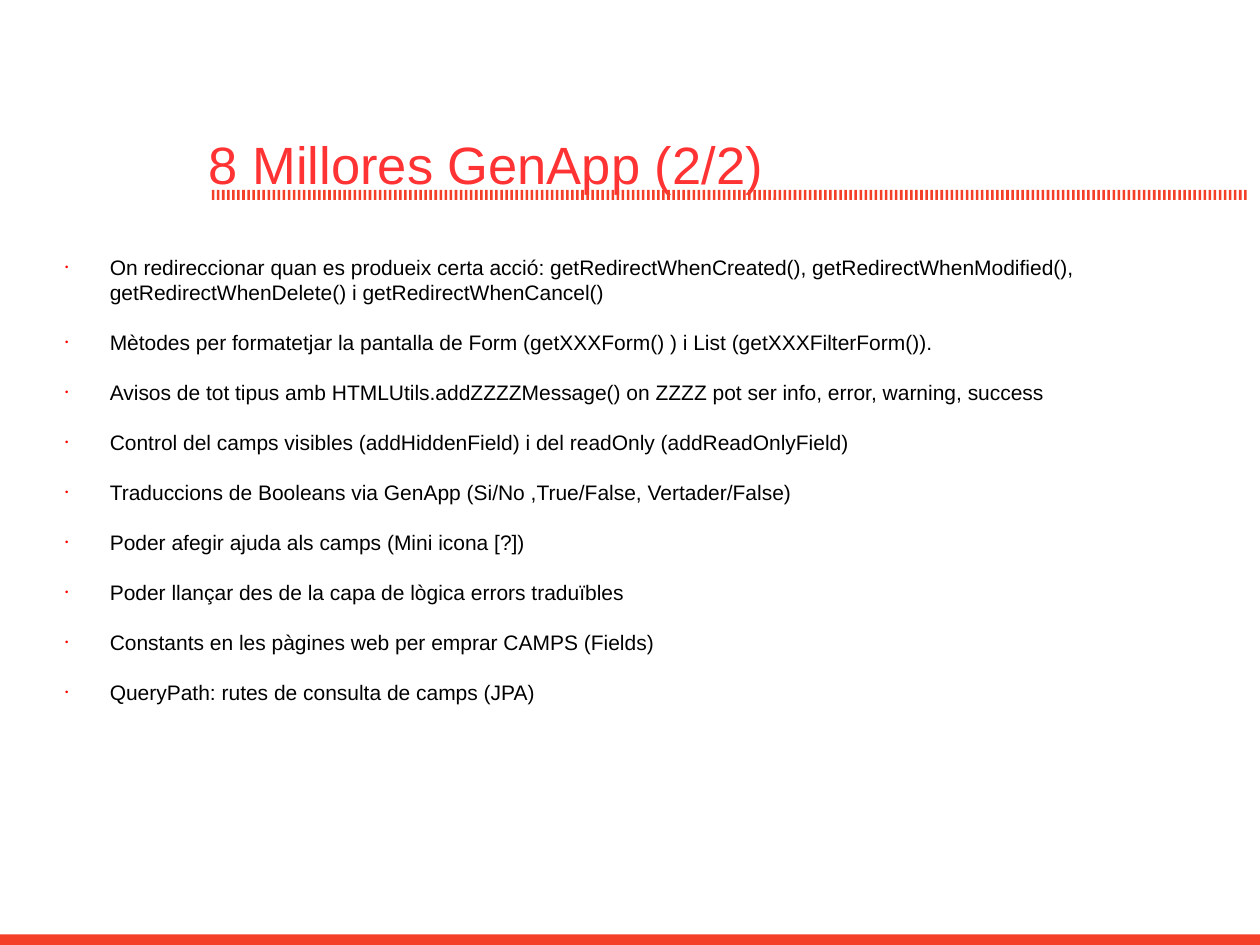
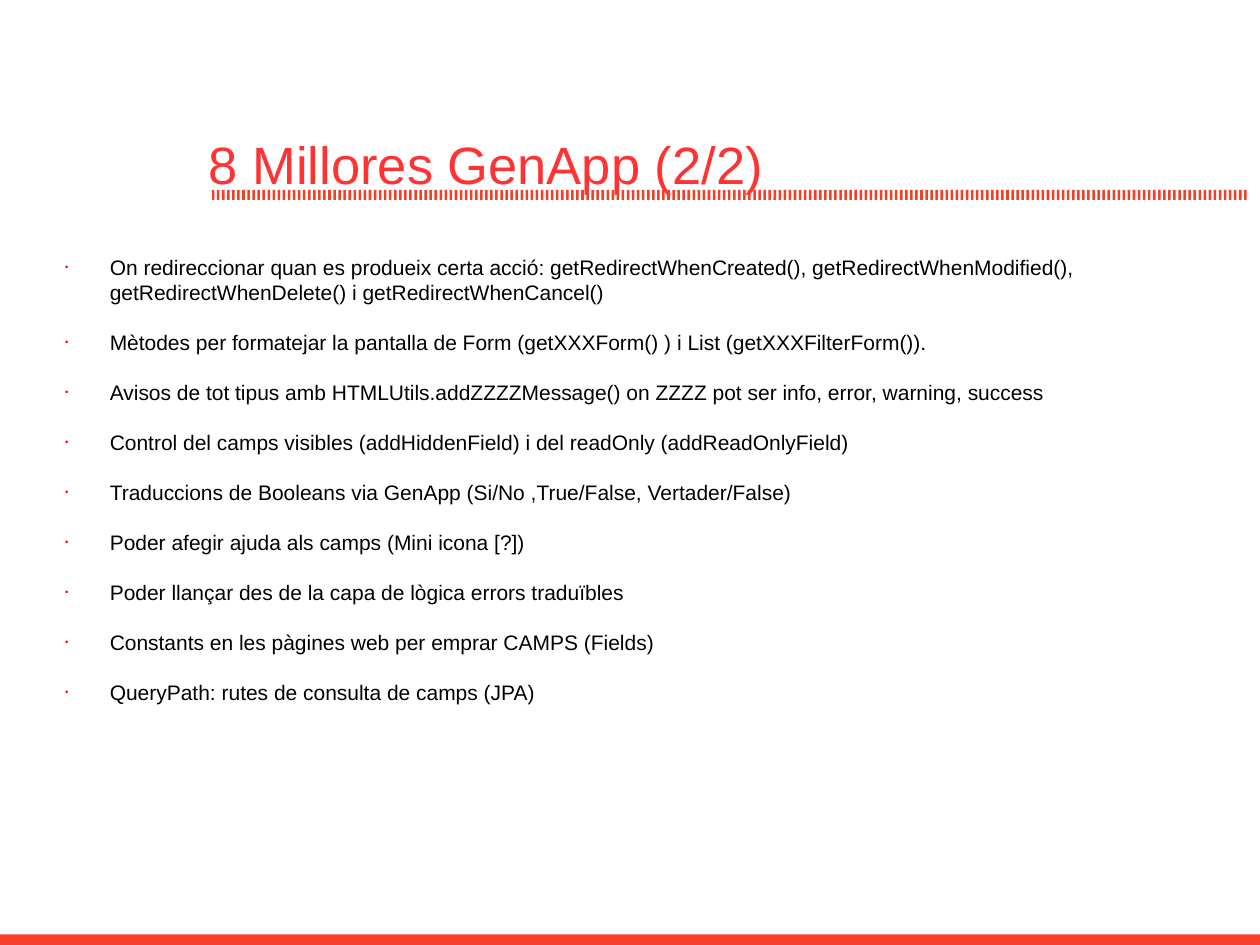
Before and after one commit to GovernIB/genapp, a slide deck: slide 18 of genapp-core/branches/genapp-1.0/doc/genapp.odp. Drawn at 1260x945 pixels with LibreOffice and Linux fonts; fonts in the diff are those of the drawing; background and template pictures are left out. Boxes give left, top, right and bottom in pixels: in the first picture for what was removed or moved away, otherwise in the second. Text is boxed around its words. In the diff, an @@ line names an element or a change of style, - is before the commit and + after.

```diff
--- a/genapp-core/branches/genapp-1.0/doc/genapp.odp
+++ b/genapp-core/branches/genapp-1.0/doc/genapp.odp
@@ text at bbox=[110, 334, 926, 355]: text changed @@
-• Mètodes per formatetjar la pantalla de Form (getXXXForm() ) i List (getXXXFilterForm()).
+• Mètodes per formatejar la pantalla de Form (getXXXForm() ) i List (getXXXFilterForm()).
```
Also in this commit, not shown: 8 other slides changed, 1 other file.
